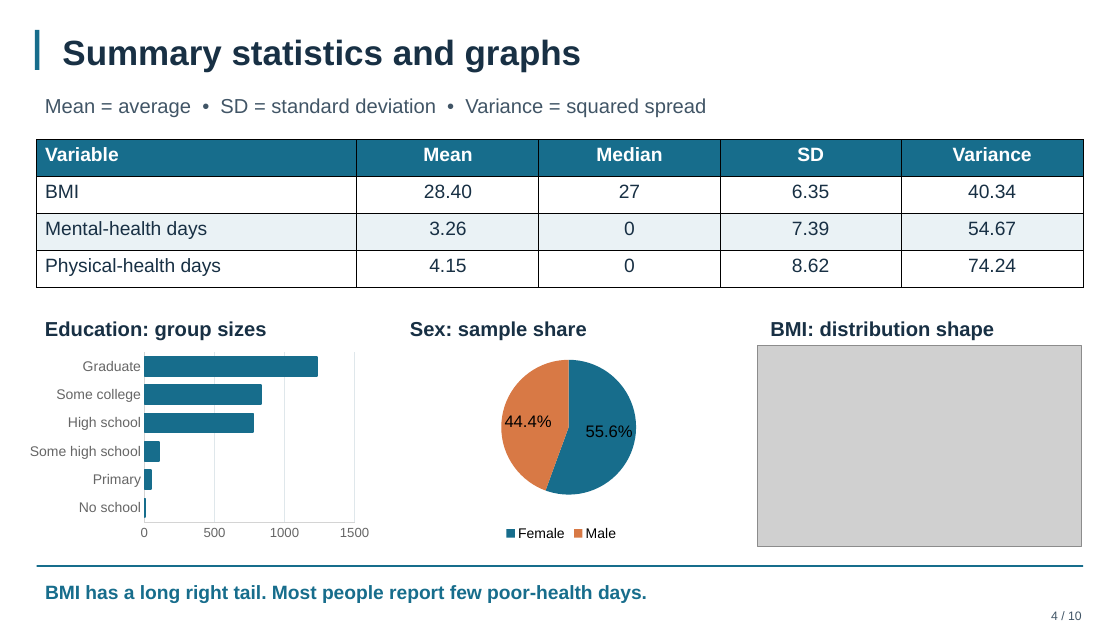
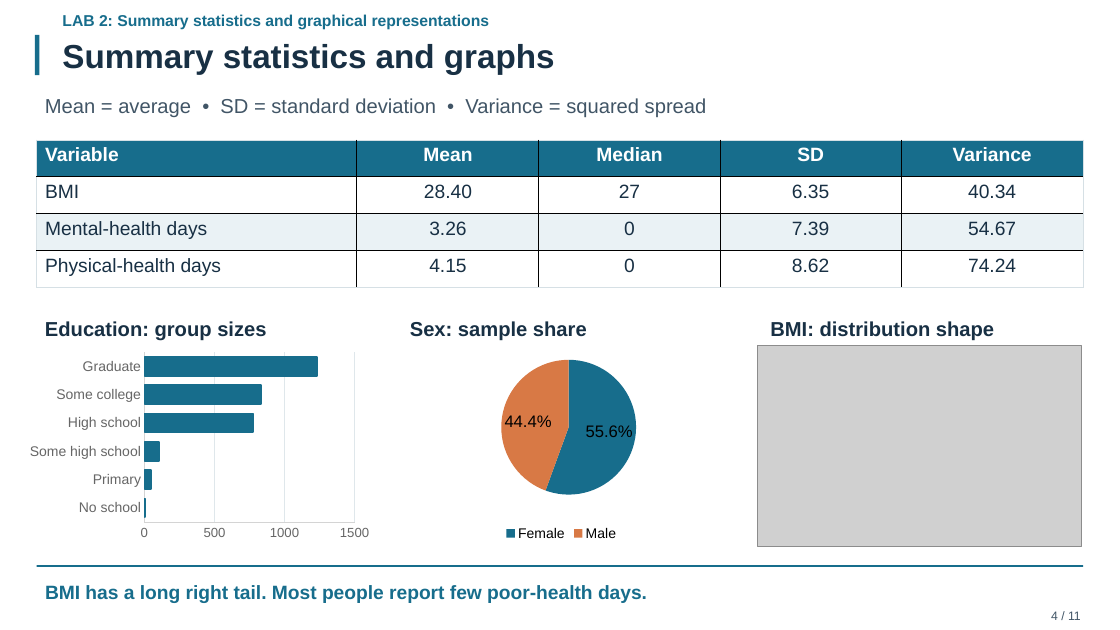
Before and after one commit to aryan8678/Maths-lab-project, a slide deck: slide 5 of submission/Diabetes_Statistics_Presentation.pptx. Drawn at 1120x630 pixels with LibreOffice and Linux fonts; fonts in the diff are those of the drawing; grey boxes stand for pictures. Boxes give left, top, right and bottom in pixels: in the first picture for what was removed or moved away, otherwise in the second. Text is boxed around its words. In the diff, an @@ line names an element or a change of style, - is before the commit and + after.

```diff
--- a/submission/Diabetes_Statistics_Presentation.pptx
+++ b/submission/Diabetes_Statistics_Presentation.pptx
@@ text added at <box>62,14,490,30</box>, 13.5 pt, text #176D8C, bold @@
+LAB 2: Summary statistics and graphical representations
@@ rectangle: place and size @@
-rectangle at <box>35,29,39,70</box>
+rectangle at <box>35,35,39,76</box>
@@ text "Summary statistics and graphs" at <box>62,44,555,75</box>: size 30 to 28.5 pt @@
@@ table at <box>37,140,1085,288</box> @@
@@ borders changed @@
@@ text at <box>1051,611,1081,620</box>: text changed @@
-4 / 10
+4 / 11
```
Also in this commit, not shown: 9 other slides changed, 2 slides added, 1 slide removed, 14 other files.
